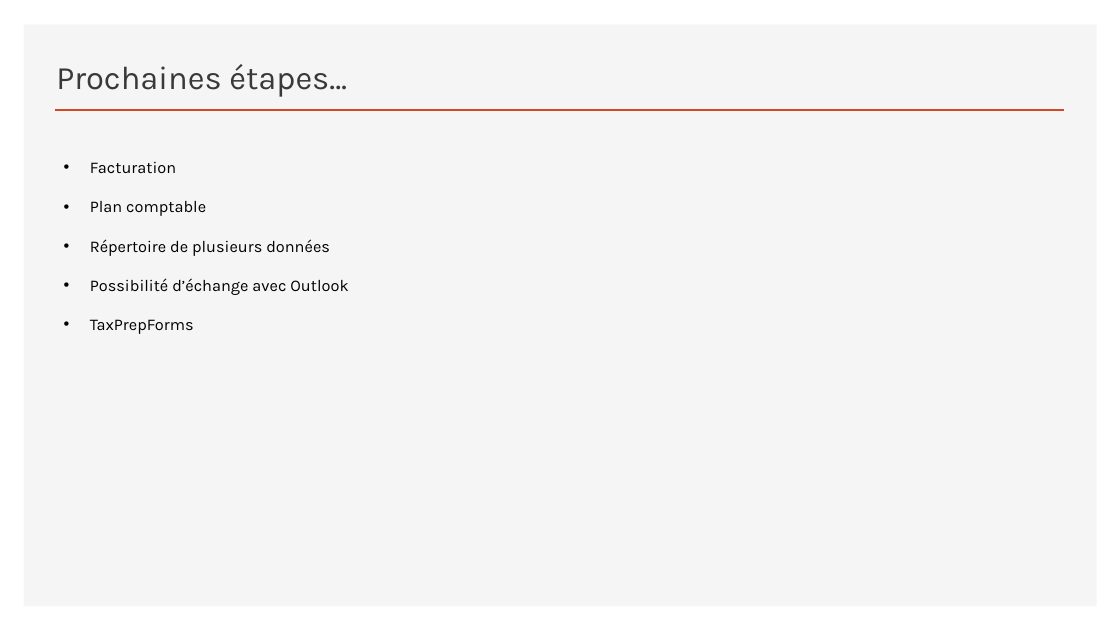
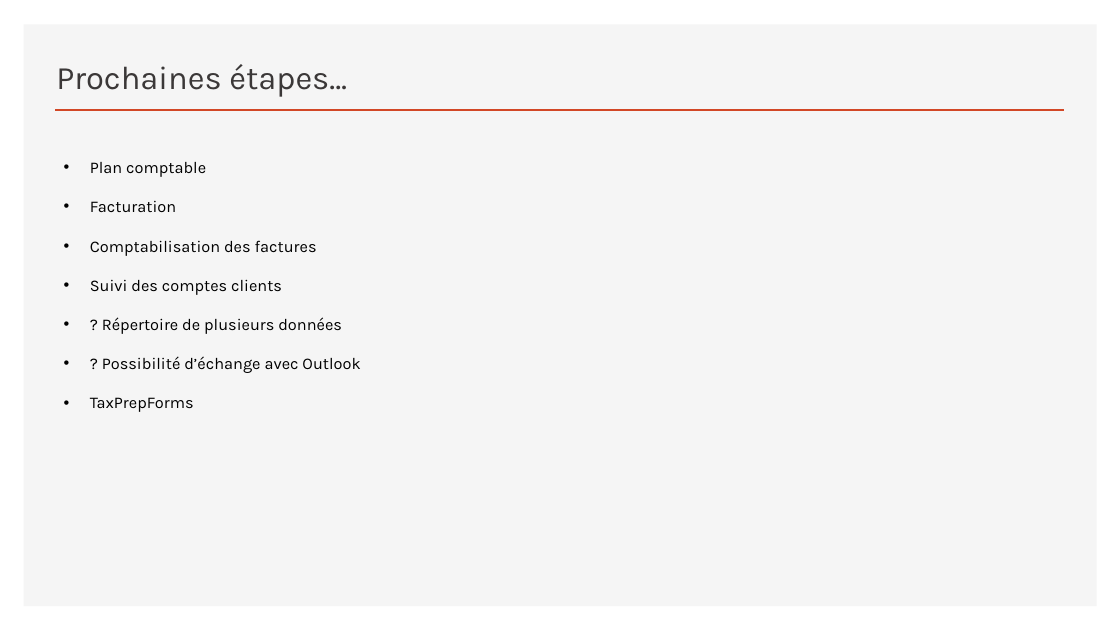
Before and after one commit to robertv13/VBA_GCF, a slide deck: slide 10 of Projet Informatique 2023.pptx. Drawn at 1120x630 pixels with LibreOffice and Linux fonts; fonts in the diff are those of the drawing. Boxes give left, top, right and bottom in pixels: in the first picture for what was removed or moved away, otherwise in the second. Text is boxed around its words. In the diff, an @@ line names an element or a change of style, - is before the commit and + after.

Commit message:
# Facture modèle # 2.xlsx

```diff
--- a/Projet Informatique 2023.pptx
+++ b/Projet Informatique 2023.pptx
@@ text at <box>90,162,206,177</box>: paragraph added @@
+• Plan comptable
@@ text at <box>90,240,360,373</box>: text changed @@
-• Plan comptable
-• Répertoire de plusieurs données
-• Possibilité d’échange avec Outlook
+• Comptabilisation des factures
+• Suivi des comptes clients
+• ? Répertoire de plusieurs données
+• ? Possibilité d’échange avec Outlook
```
Also in this commit, not shown: 28 other files.
